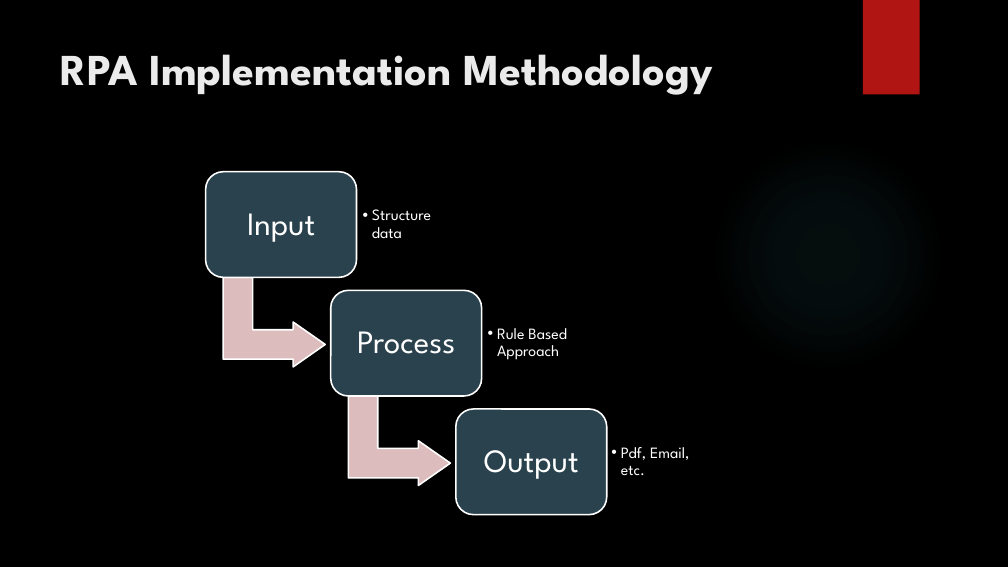
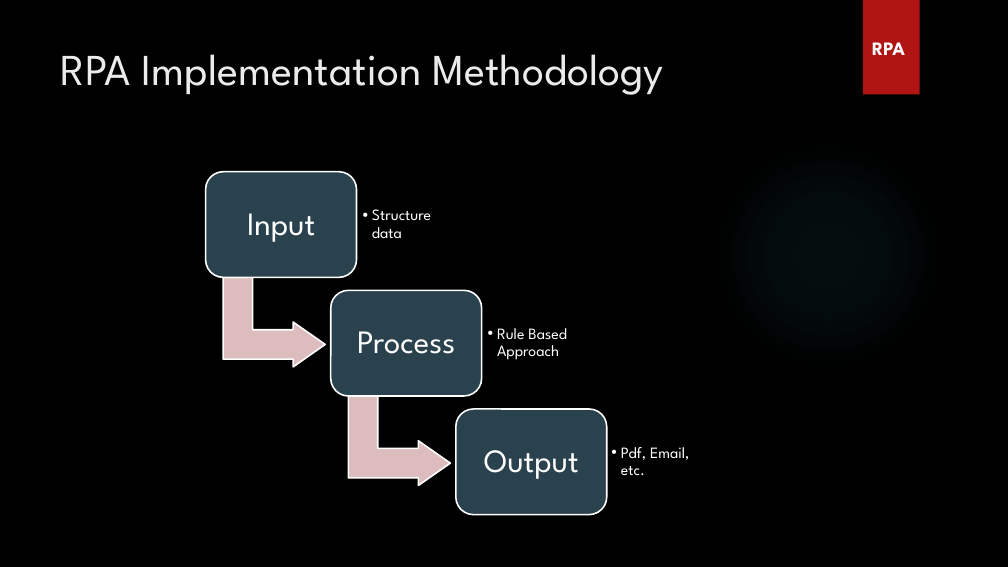
Before and after one commit to arunpandianm/RPA_Webinar, a slide deck: slide 3 of Robotic Process Automation.pptx (slide 4 before the commit). Drawn at 1008x567 pixels with LibreOffice and Linux fonts; fonts in the diff are those of the drawing; background and template pictures are left out. Boxes give left, top, right and bottom in pixels: in the first picture for what was removed or moved away, otherwise in the second. Text is boxed around its words. In the diff, an @@ line names an element or a change of style, - is before the commit and + after.

```diff
--- a/Robotic Process Automation.pptx
+++ b/Robotic Process Automation.pptx
@@ title "RPA Implementation Methodology" at <box>61,54,664,95</box>: bold off @@
@@ text added at <box>872,42,905,55</box>, 18 pt, text #FFFFFF, bold @@
+RPA
```
Also in this commit, not shown: 6 other slides changed, 6 slides added, 4 slides removed.
